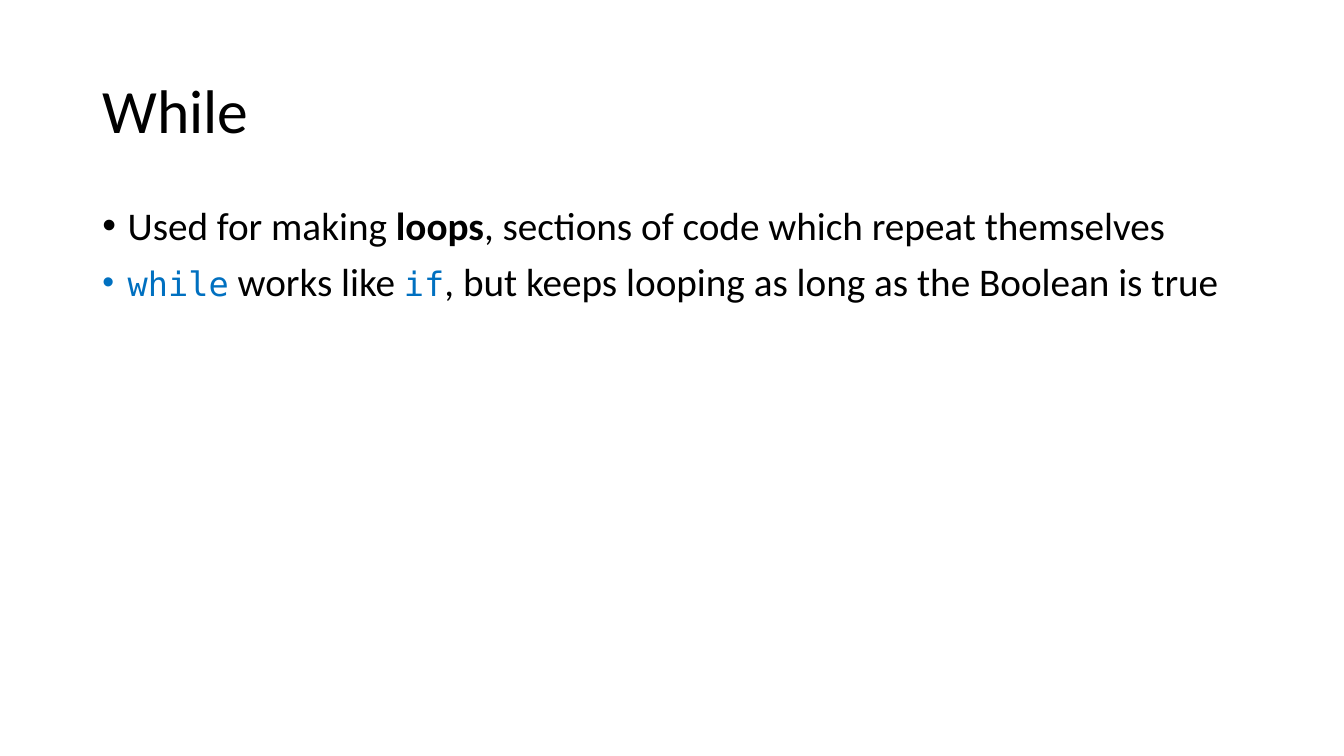
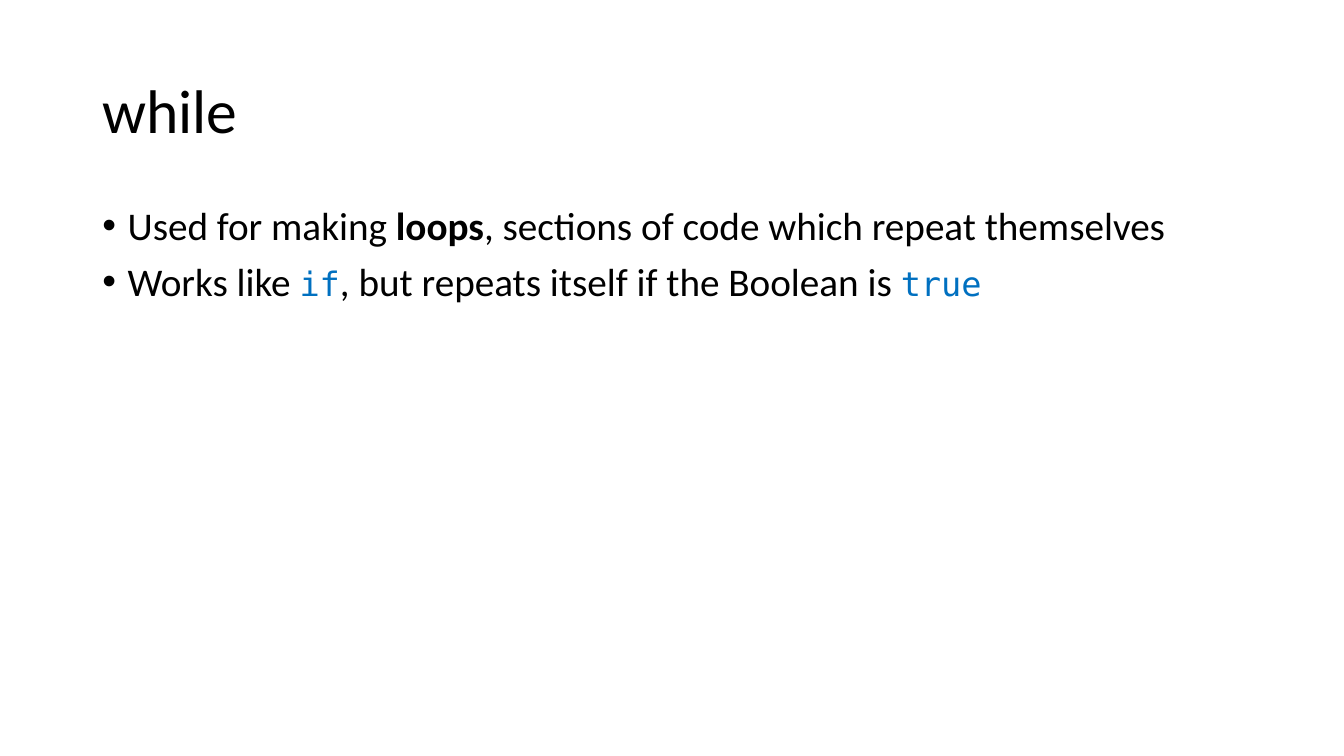
Before and after one commit to PHPEmbark/curriculum, a slide deck: slide 34 of course/1 - Basic Programming/Basic Programming.pptx. Drawn at 1344x756 pixels with LibreOffice and Linux fonts; fonts in the diff are those of the drawing. Boxes give left, top, right and bottom in pixels: in the first picture for what was removed or moved away, otherwise in the second. Text is boxed around its words. In the diff, an @@ line names an element or a change of style, - is before the commit and + after.

```diff
--- a/course/1 - Basic Programming/Basic Programming.pptx
+++ b/course/1 - Basic Programming/Basic Programming.pptx
@@ title at <box>102,90,237,134</box>: text changed @@
-While
+while
@@ text at <box>128,268,982,303</box>: text changed @@
-• while works like if, but keeps looping as long as the Boolean is true
+• Works like if, but repeats itself if the Boolean is true
```
Also in this commit, not shown: 29 other slides changed, 17 slides added.
